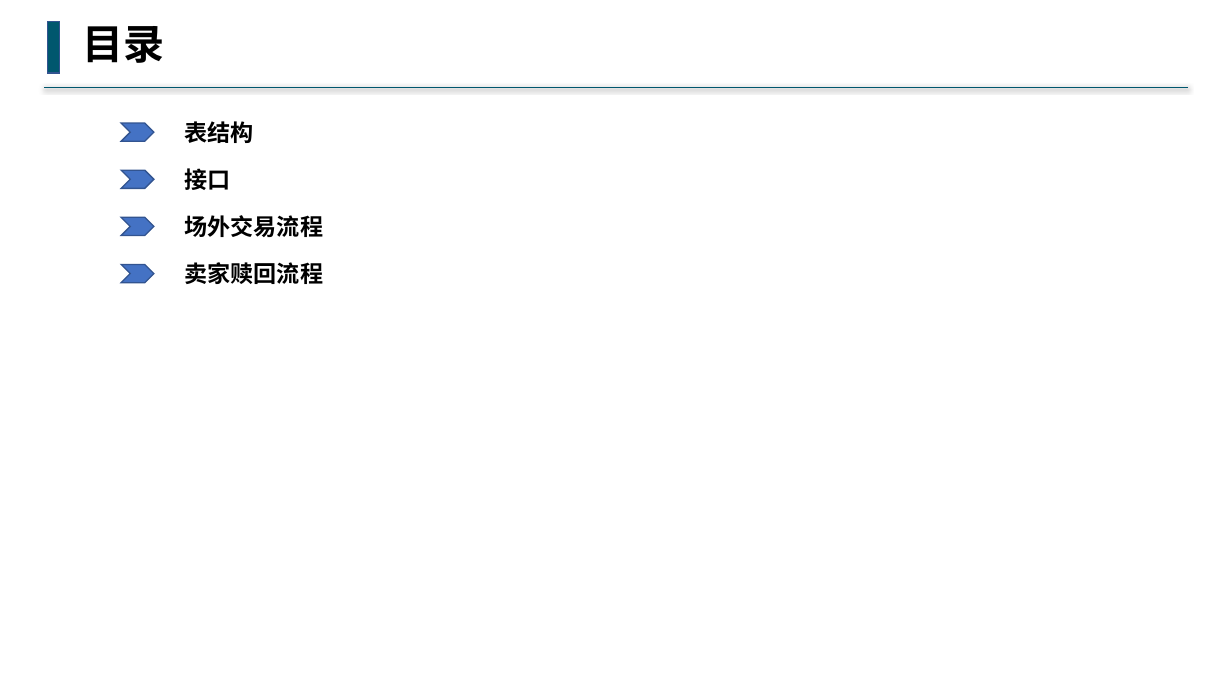
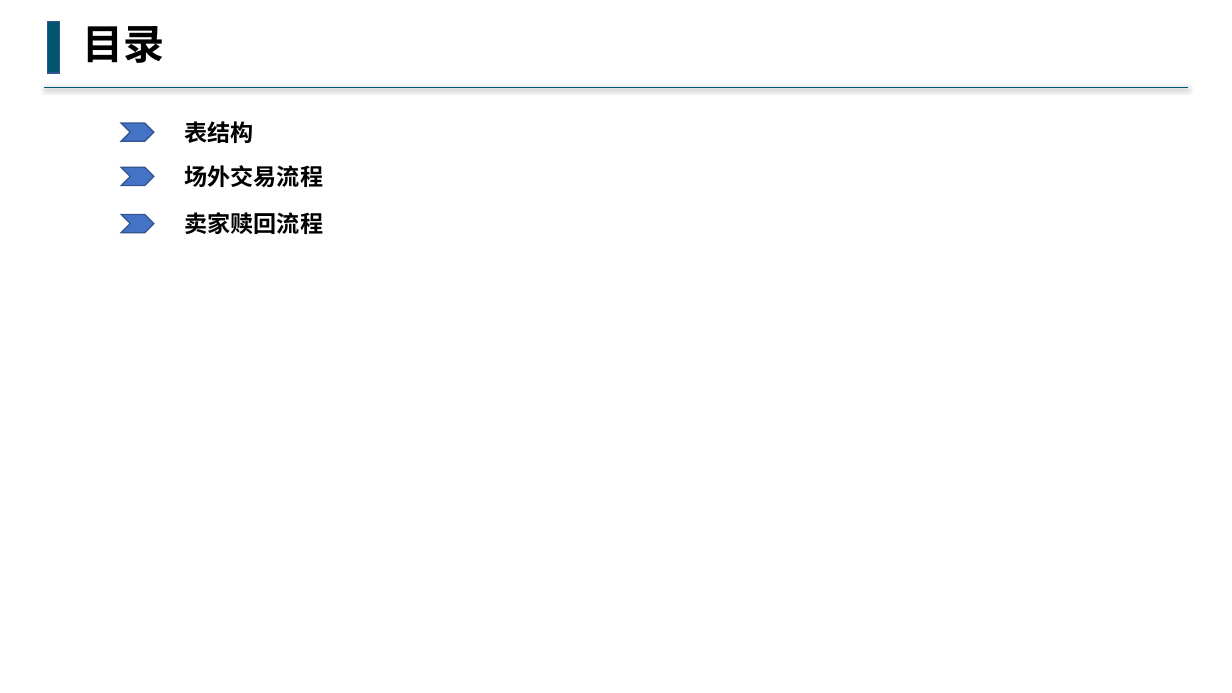
Before and after one commit to buddhachain/buddhaContract, a slide deck: slide 1 of doc/场外交易.pptx. Drawn at 1232x693 pixels with LibreOffice and Linux fonts; fonts in the diff are those of the drawing. Boxes give left, top, right and bottom in pixels: in the first picture for what was removed or moved away, otherwise in the second. Text is boxed around its words. In the diff, an @@ line names an element or a change of style, - is before the commit and + after.

```diff
--- a/doc/场外交易.pptx
+++ b/doc/场外交易.pptx
@@ chevron removed at (121,170,153,189) @@
@@ text removed at (185,168,231,190) @@
-接口
@@ 2 texts, 2 chevrons: place and size @@
-2 texts, 2 chevrons at (121,215,324,284)
+2 texts, 2 chevrons at (121,165,324,234)
```
Also in this commit, not shown: 1 slide removed, 3 other files.
